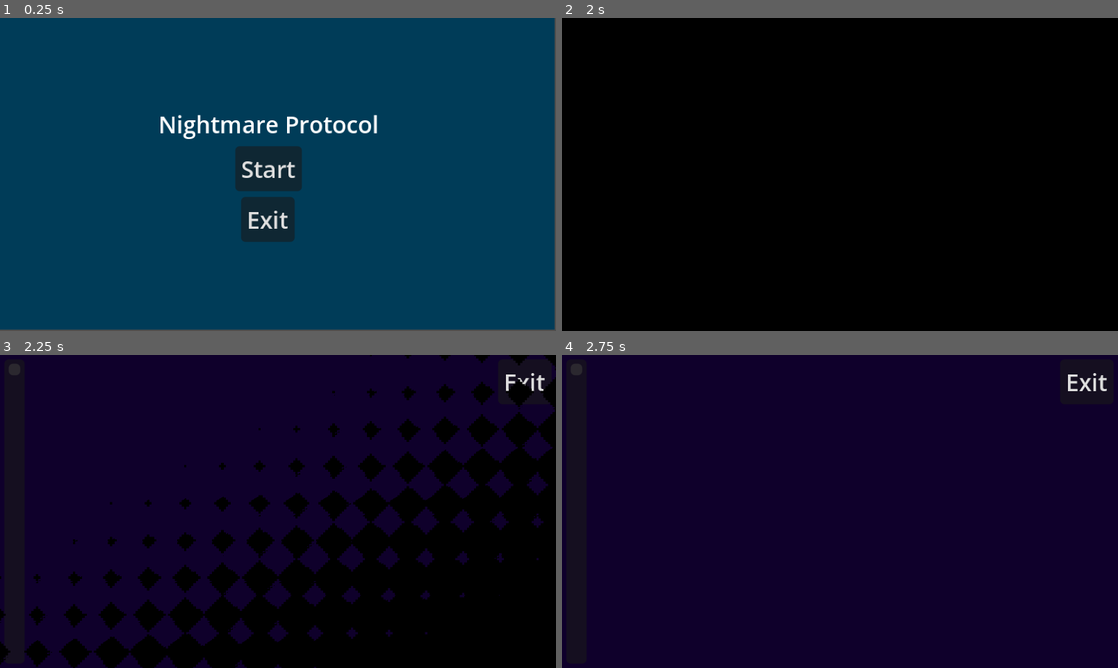
Above: before the commit, frames 1-4 (two rows, left to right).
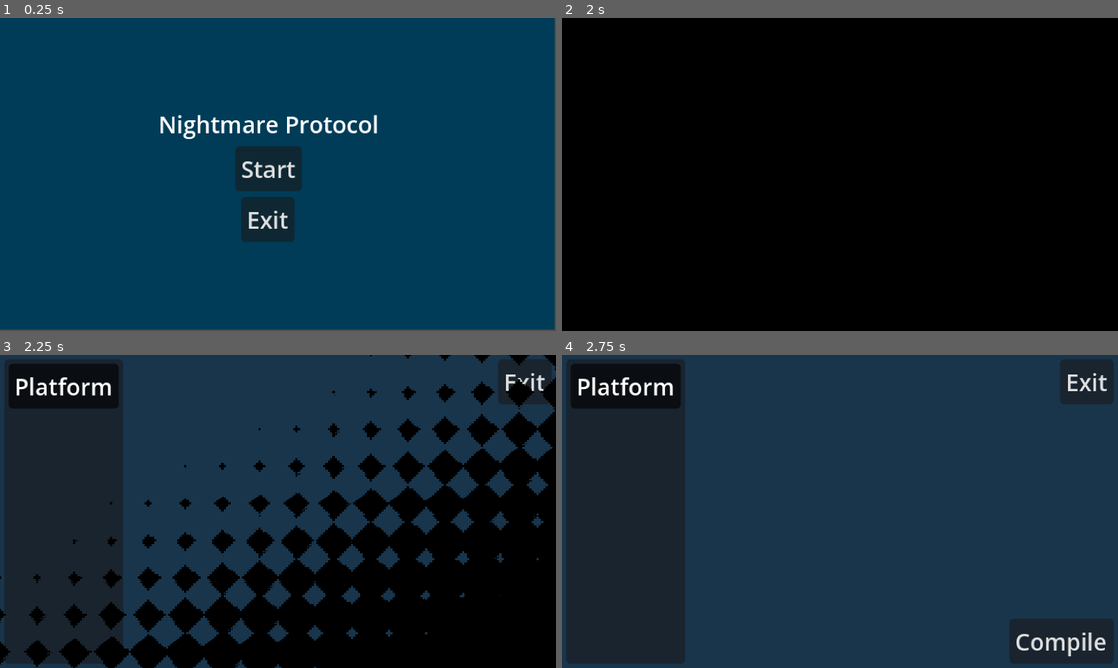
Above: after the commit, the same moments.

Repository: Chebrbober/nightmare-protocol
Game: Godot game, scene res://scenes/main_menu.tscn
The game is run twice, just before and just after one commit, with the same random seed, the same clock (stepped at 60 frames per second) and the same inputs.
Inputs (mouse positions are in pixels of both pictures, inside the frame that each line leads up to):
- Up to frame 1 (0.25 s): no input
- Up to frame 2 (2 s): click "Start" at 0.5 s; click "Start" at 1.25 s
- Up to frame 3 (2.25 s): click (16, 370) at 2.02 s
- Up to frame 4 (2.75 s): no input

Frames 1-2 are identical in both runs. In frame 3, 59% of the frame differs, in the area x 0-100%, y 0-100%; in frame 4, 95%.

Commit message:
Append attribute buttons that are clickable and gets name of the object data

Diff:
--- /dev/null
+++ b/resources/objects/platform.tres
@@ -0,0 +1,16 @@
+[gd_resource type="Resource" script_class="ObjectData" format=3 uid="uid://cwsa28hbwitqf"]
+
+[ext_resource type="Script" uid="uid://cg2oi8d5nkjjq" path="res://scripts/object_data.gd" id="1_byysi"]
+[ext_resource type="Texture2D" uid="uid://lflkglw7cxu3" path="res://assets/platform.png" id="2_af1sl"]
+
+[sub_resource type="RectangleShape2D" id="RectangleShape2D_mfv3d"]
+size = Vector2(25, 7)
+
+[resource]
+script = ExtResource("1_byysi")
+name = "Platform"
+description = "Static body on which you can stand"
+type = "Structure"
+texture = ExtResource("2_af1sl")
+shape = SubResource("RectangleShape2D_mfv3d")
+metadata/_custom_type_script = "uid://cg2oi8d5nkjjq"
--- /dev/null
+++ b/resources/spawn_button_group.tres
@@ -0,0 +1,3 @@
+[gd_resource type="ButtonGroup" format=3 uid="uid://beto6fx5kvc4n"]
+
+[resource]
--- /dev/null
+++ b/scenes/attribute_button.tscn
@@ -0,0 +1,18 @@
+[gd_scene format=3 uid="uid://d4cjai5bvlcya"]
+
+[ext_resource type="ButtonGroup" uid="uid://beto6fx5kvc4n" path="res://resources/spawn_button_group.tres" id="1_gqp6v"]
+[ext_resource type="Script" uid="uid://dmwuurve8dpma" path="res://scripts/attribute_button.gd" id="2_uljnt"]
+
+[node name="AttributeButton" type="Button" unique_id=947812912]
+custom_minimum_size = Vector2(30, 30)
+offset_right = 30.0
+offset_bottom = 31.0
+toggle_mode = true
+button_group = ExtResource("1_gqp6v")
+text = "
+"
+icon_alignment = 1
+expand_icon = true
+script = ExtResource("2_uljnt")
+
+[connection signal="toggled" from="." to="." method="_on_toggled"]
--- a/scenes/game.tscn
+++ b/scenes/game.tscn
@@ -1,7 +1,8 @@
 [gd_scene format=3 uid="uid://c0awy1wjbsw60"]
 
 [ext_resource type="Script" uid="uid://kqcvrhntbqac" path="res://scripts/game.gd" id="1_uwrxv"]
-[ext_resource type="Script" uid="uid://dmwuurve8dpma" path="res://scripts/spawn_button.gd" id="2_yqjtg"]
+[ext_resource type="ButtonGroup" uid="uid://beto6fx5kvc4n" path="res://resources/spawn_button_group.tres" id="2_lnu2h"]
+[ext_resource type="Script" uid="uid://dmwuurve8dpma" path="res://scripts/attribute_button.gd" id="2_yqjtg"]
 
 [sub_resource type="CanvasTexture" id="CanvasTexture_8cj0n"]
 
@@ -18,7 +19,7 @@
 script = ExtResource("1_uwrxv")
 
 [node name="TextureRect" type="TextureRect" parent="." unique_id=1469479735]
-modulate = Color(0.05882353, 0, 0.16862746, 1)
+modulate = Color(0.09415329, 0.20891497, 0.2986514, 1)
 layout_mode = 1
 anchors_preset = 15
 anchor_right = 1.0
@@ -39,11 +40,17 @@
 theme_override_constants/margin_right = 3
 theme_override_constants/margin_bottom = 3
 
-[node name="Button" type="Button" parent="MarginContainer" unique_id=1011461480]
+[node name="Exit" type="Button" parent="MarginContainer" unique_id=1011461480]
 layout_mode = 2
 size_flags_horizontal = 8
 size_flags_vertical = 0
 text = "Exit"
+
+[node name="Compile" type="Button" parent="MarginContainer" unique_id=933902950]
+layout_mode = 2
+size_flags_horizontal = 8
+size_flags_vertical = 8
+text = "Compile"
 
 [node name="PanelContainer" type="PanelContainer" parent="MarginContainer" unique_id=835842327]
 layout_mode = 2
@@ -60,8 +67,12 @@
 layout_mode = 2
 theme_override_constants/separation = 5
 
-[node name="SpawnButton" type="Button" parent="MarginContainer/PanelContainer/MarginContainer/VBoxContainer" unique_id=770043042]
+[node name="AttributeButton" type="Button" parent="MarginContainer/PanelContainer/MarginContainer/VBoxContainer" unique_id=61823767]
 layout_mode = 2
+toggle_mode = true
+button_group = ExtResource("2_lnu2h")
+icon_alignment = 1
+expand_icon = true
 script = ExtResource("2_yqjtg")
 metadata/_custom_type_script = "uid://dmwuurve8dpma"
 
@@ -70,4 +81,5 @@
 [node name="CollisionShape2D" type="CollisionShape2D" parent="Area2D" unique_id=283807377]
 shape = SubResource("WorldBoundaryShape2D_uwrxv")
 
-[connection signal="pressed" from="MarginContainer/Button" to="." method="_on_button_pressed"]
+[connection signal="pressed" from="MarginContainer/Exit" to="." method="_on_exit_pressed"]
+[connection signal="pressed" from="MarginContainer/Compile" to="." method="_on_compile_pressed"]
--- a/scenes/object.tscn
+++ b/scenes/object.tscn
@@ -5,3 +5,5 @@
 [node name="Area2D" type="Area2D" parent="." unique_id=136269378]
 
 [node name="CollisionShape2D" type="CollisionShape2D" parent="Area2D" unique_id=1391266453]
+
+[node name="Sprite2D" type="Sprite2D" parent="." unique_id=2090057023]
--- a/scenes/spawn_button.tscn
+++ /dev/null
@@ -1,14 +0,0 @@
-[gd_scene format=3 uid="uid://d4cjai5bvlcya"]
-
-[ext_resource type="Script" uid="uid://dmwuurve8dpma" path="res://scripts/spawn_button.gd" id="1_ghwsi"]
-
-[node name="SpawnButton" type="Button" unique_id=947812912]
-custom_minimum_size = Vector2(30, 30)
-offset_right = 30.0
-offset_bottom = 31.0
-toggle_mode = true
-text = "
-"
-script = ExtResource("1_ghwsi")
-
-[connection signal="pressed" from="." to="." method="_on_pressed"]
--- /dev/null
+++ b/scripts/attribute_button.gd
@@ -0,0 +1,17 @@
+extends Button
+class_name AttributeButton
+
+@export var object_data: ObjectData
+
+signal attribute_toggled(object_data: ObjectData)
+
+func _ready() -> void:
+	pass # Replace with function body.
+
+
+func _process(delta: float) -> void:
+	pass
+
+
+func _on_toggled(toggled_on: bool) -> void:
+	emit_signal("attribute_toggled", object_data)
--- a/scripts/game.gd
+++ b/scripts/game.gd
@@ -1,15 +1,38 @@
 extends Control
 
+@export_dir var path_to_object_resources = "res://resources/objects/"
+@export_dir var path_to_property_resources = "res://resources/properties/"
+@onready var attribute_button: AttributeButton = $MarginContainer/PanelContainer/MarginContainer/VBoxContainer/AttributeButton
 
-# Called when the node enters the scene tree for the first time.
 func _ready() -> void:
-	pass # Replace with function body.
+	var dir = DirAccess.open(path_to_object_resources)
+	if dir:
+		dir.list_dir_begin()
+		var file_name = dir.get_next()
+		while file_name != "":
+			if not dir.current_is_dir() and file_name.ends_with(".tres"):
+				var resource_path = path_to_object_resources + file_name
+				var object_data = load(resource_path) as ObjectData
+				if object_data:
+					var attribute_button_instance = attribute_button.duplicate()
+					attribute_button_instance.object_data = object_data
+					attribute_button_instance.text = object_data.name
+					attribute_button_instance.visible = true
+					$MarginContainer/PanelContainer/MarginContainer/VBoxContainer.add_child(attribute_button_instance)
+					attribute_button_instance.connect("attribute_toggled", Callable(self, "_on_attribute_button_toggled"))
+			file_name = dir.get_next()
+	# Optionally hide or remove the original
+	$MarginContainer/PanelContainer/MarginContainer/VBoxContainer/AttributeButton.visible = false
 
 
-# Called every frame. 'delta' is the elapsed time since the previous frame.
 func _process(delta: float) -> void:
 	pass
 
+func _on_attribute_button_toggled(object_data: ObjectData) -> void:
+	print("Toggled attribute: ", object_data.name)
 
-func _on_button_pressed() -> void:
+func _on_exit_pressed() -> void:
 	scene_manager._change_scene(self, "main_menu")
+
+func _on_compile_pressed() -> void:
+	pass # Replace with function body.
--- a/scripts/spawn_button.gd
+++ /dev/null
@@ -1,17 +0,0 @@
-extends Button
-class_name SpawnButton
-
-@export var attribute: PackedScene
-
-signal attribute_selected(spawn_scene: PackedScene)
-
-func _ready() -> void:
-	pass # Replace with function body.
-
-
-func _process(delta: float) -> void:
-	pass
-
-
-func _on_pressed() -> void:
-	emit_signal("attribute_selected", attribute)
Binary file added: assets/platform.png
Not shown, added: assets/platform.png.import
Renamed: scripts/spawn_button.gd.uid -> scripts/attribute_button.gd.uid
Renamed: scripts/ObjectData.gd.uid -> scripts/object_data.gd.uid
